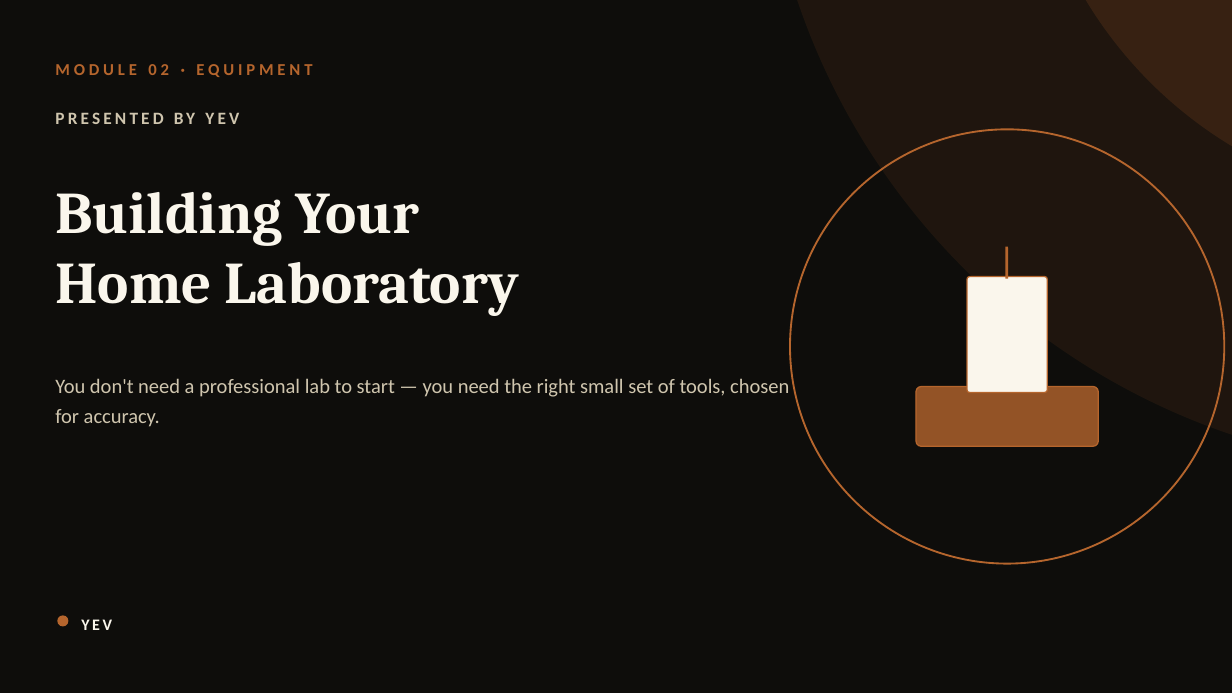
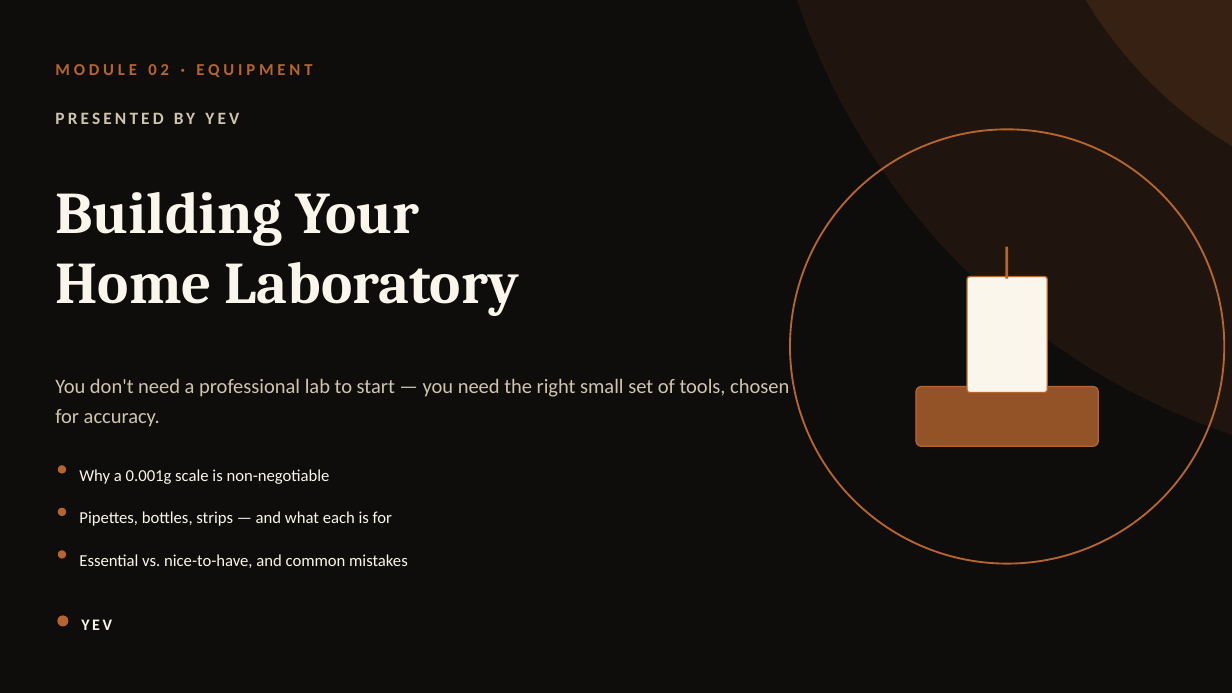
Before and after one commit to yevfumes/yev, a slide deck: slide 24 of course/YEVFUMES_Perfumery_Course.pptx (slide 23 before the commit). Drawn at 1232x693 pixels with LibreOffice and Linux fonts; fonts in the diff are those of the drawing. Boxes give left, top, right and bottom in pixels: in the first picture for what was removed or moved away, otherwise in the second. Text is boxed around its words. In the diff, an @@ line names an element or a change of style, - is before the commit and + after.

```diff
--- a/course/YEVFUMES_Perfumery_Course.pptx
+++ b/course/YEVFUMES_Perfumery_Course.pptx
@@ ellipse added at (x1=57, y1=466, x2=66, y2=474), fill #B5652D @@
@@ text added at (x1=79, y1=469, x2=330, y2=484), 13 pt, text #FAF6EC @@
+Why a 0.001g scale is non-negotiable
@@ ellipse added at (x1=57, y1=508, x2=66, y2=517), fill #B5652D @@
@@ text added at (x1=79, y1=511, x2=392, y2=526), 13 pt, text #FAF6EC @@
+Pipettes, bottles, strips — and what each is for
@@ ellipse added at (x1=57, y1=551, x2=66, y2=559), fill #B5652D @@
@@ text added at (x1=79, y1=554, x2=408, y2=568), 13 pt, text #FAF6EC @@
+Essential vs. nice-to-have, and common mistakes
```
Also in this commit, not shown: 130 other slides changed, 58 slides added, 4 slides removed, 1 other file.
